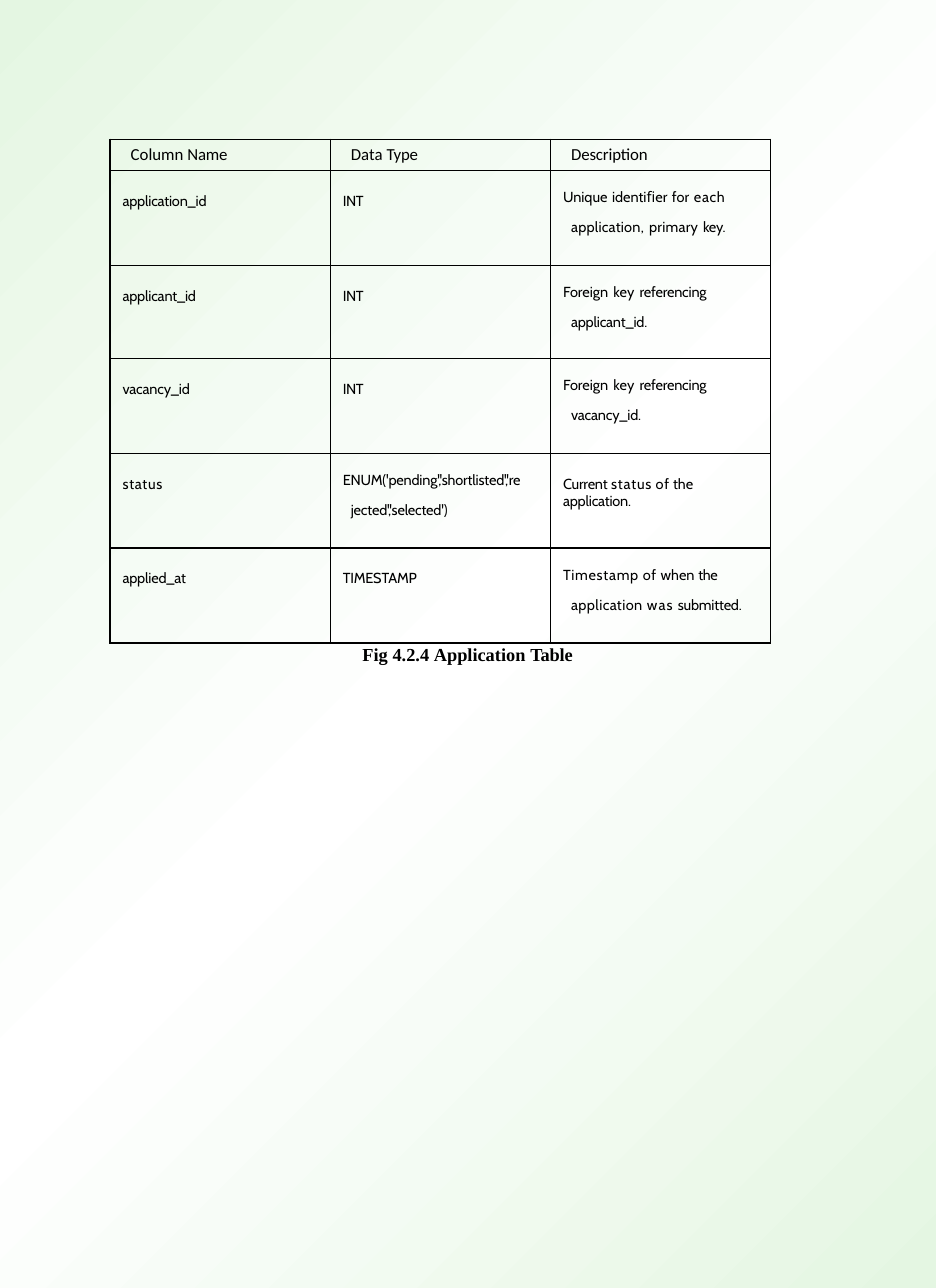
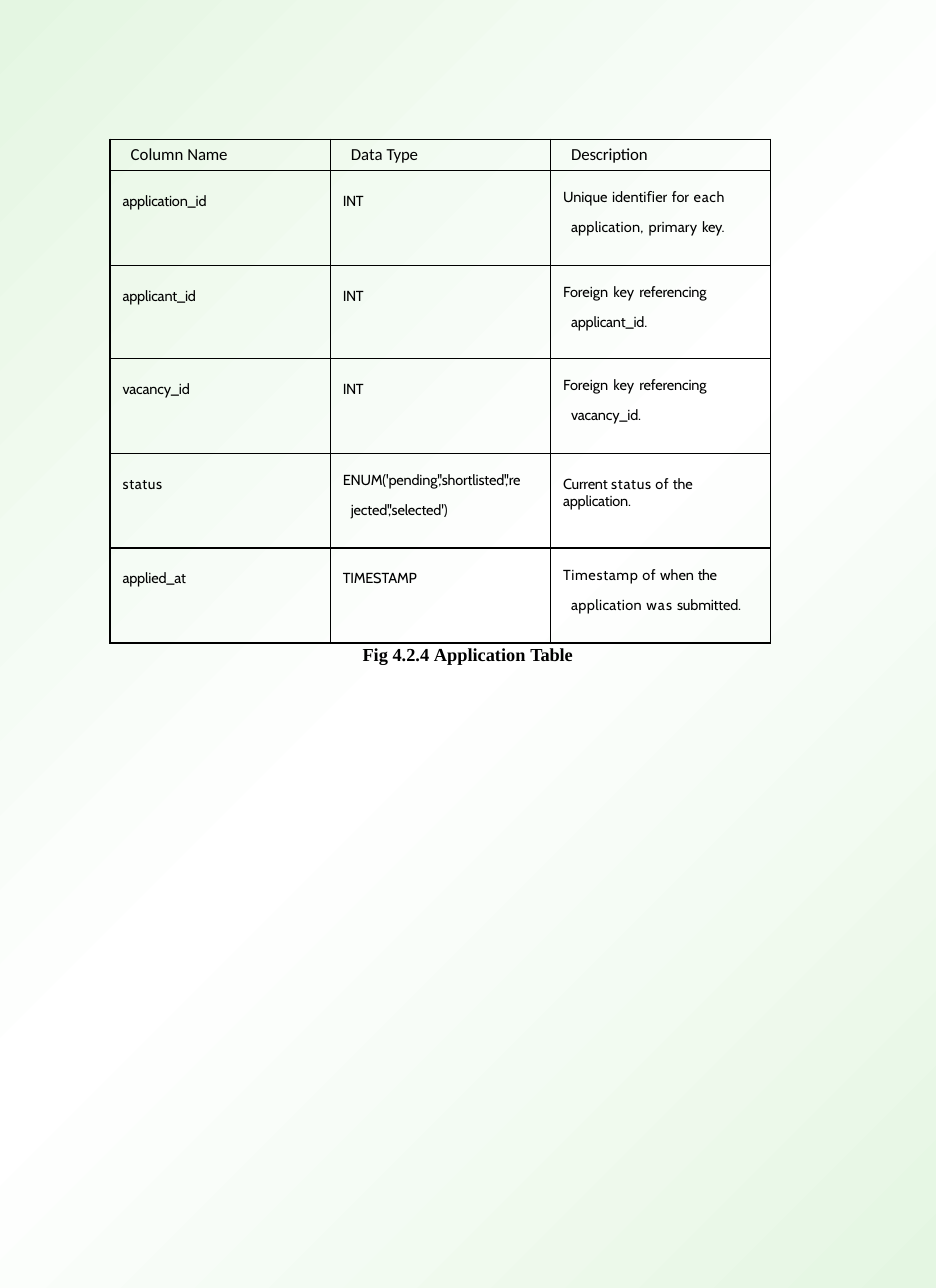
Before and after one commit to AadilMohammed360/APT-2.4.24-, a slide deck: slide 17 of docs/MyCaseStudy.pptx (slide 15 before the commit). Drawn at 936x1288 pixels with LibreOffice and Linux fonts; fonts in the diff are those of the drawing. Boxes give left, top, right and bottom in pixels: in the first picture for what was removed or moved away, otherwise in the second. Text is boxed around its words. In the diff, an @@ line names an element or a change of style, - is before the commit and + after.

```diff
--- a/docs/MyCaseStudy.pptx
+++ b/docs/MyCaseStudy.pptx
@@ table at box(110, 139, 771, 642) @@
@@ letter spacing 0.2 to 0.1 pt in "application, primary" @@
```
Also in this commit, not shown: 10 other slides changed, 7 slides added, 2 other files.
